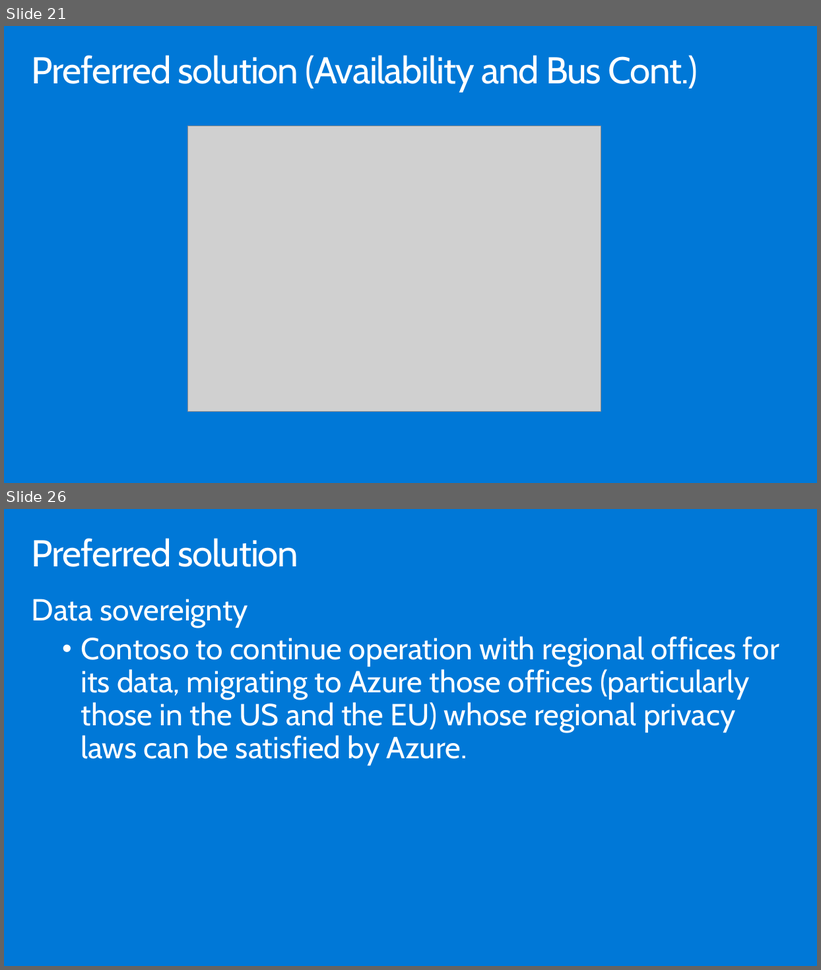
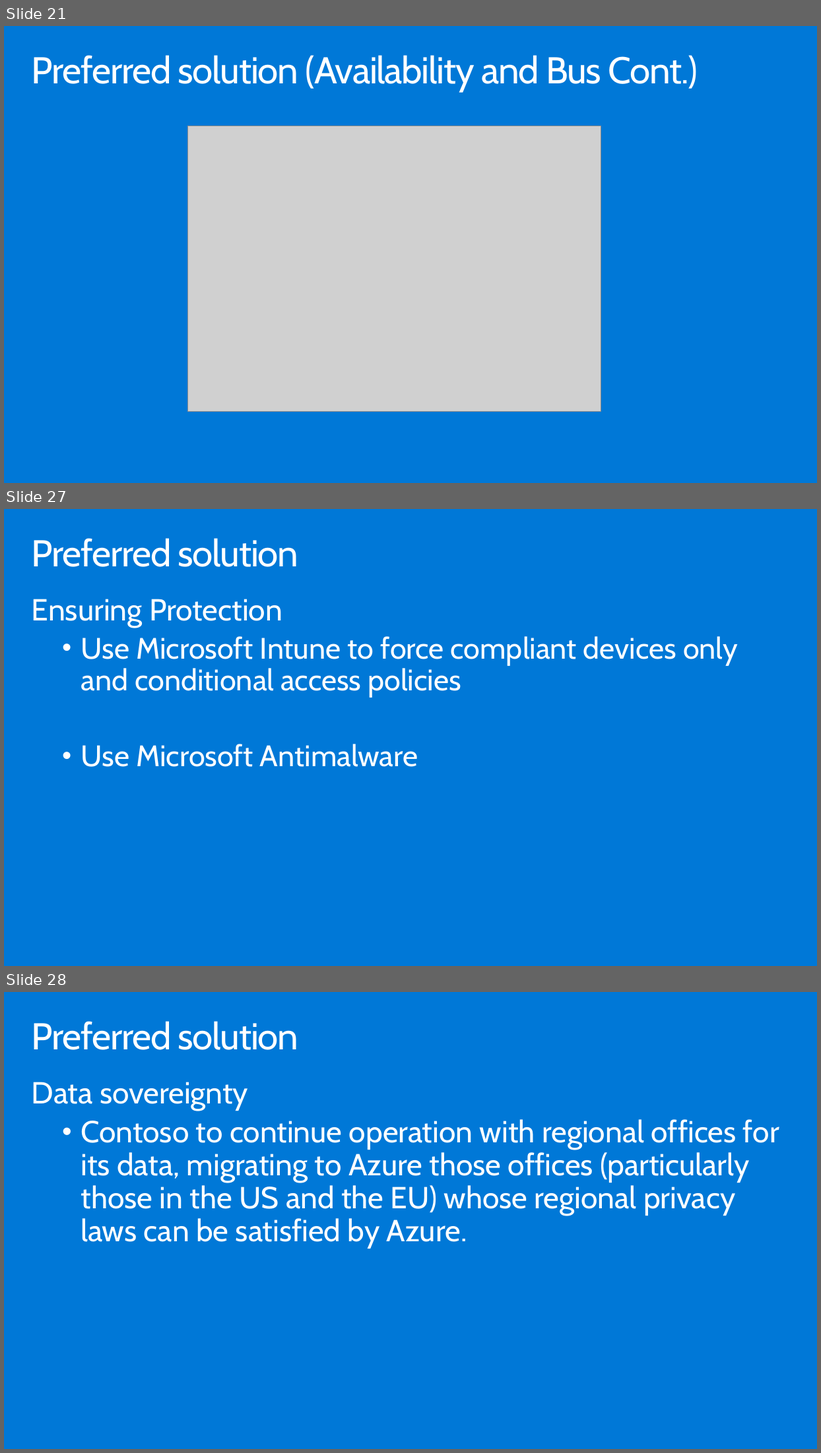
Before and after one commit to tejaswini972/MCW-Security-baseline-on-Azure, a slide deck: Whiteboard design session/WDS trainer presentation - Security baseline on Azure.pptx. Shown one above the other, each under a label of ours: slides 21 and 26 before the commit, slides 21, 27 and 28 after it; the slides between them are not shown. The pictures are 821x970 and 821x1453 pixels, drawn with LibreOffice and Linux fonts; fonts in the diff are those of the drawing; grey boxes stand for pictures. Boxes give left, top, right and bottom in pixels: in the first picture for what was removed or moved away, otherwise in the second. Text is boxed around its words. In the diff, an @@ line names an element or a change of style, - is before the commit and + after.

```diff
--- a/Whiteboard design session/WDS trainer presentation - Security baseline on Azure.pptx
+++ b/Whiteboard design session/WDS trainer presentation - Security baseline on Azure.pptx
@@ slide 27 added at (x1=4, y1=509, x2=817, y2=966), background #0078D7 @@
@@ title added at (x1=32, y1=538, x2=299, y2=567), 44.1 pt, text #FFFFFF @@
+Preferred solution
@@ text added at (x1=32, y1=599, x2=738, y2=767), 35 pt, text #FFFFFF @@
+Ensuring Protection
+  • Use Microsoft Intune to force compliant devices only and conditional access policies
+  • Use Microsoft Antimalware
@@ what was slide 26 is now slide 28 @@
```
Also in this commit, not shown: 16 slides changed, 1 other slide added, 3 other files.
